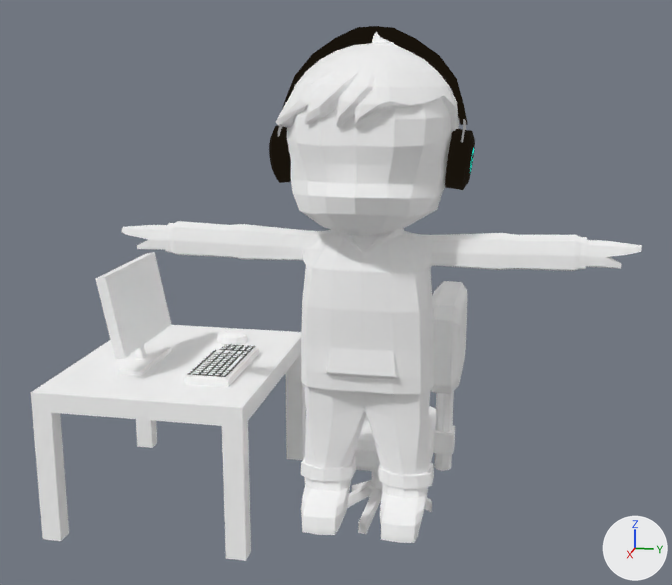
The glTF model my-app/src/glb/chibi.glb as it was, and as the next commit left it.
One viewpoint serves both versions: a camera (50 mm lens) standing at (4.29, 1.13, 2.21) and looking at (0.13, 0.3, 1.17). Arrows for +X, +Y and +Z are at lower right; the lights stay in place. Where no turn or scale is listed for an object, it has been applied to the vertices.

Objects in the first picture: 'Cube', 'Cube_Cube.002'.
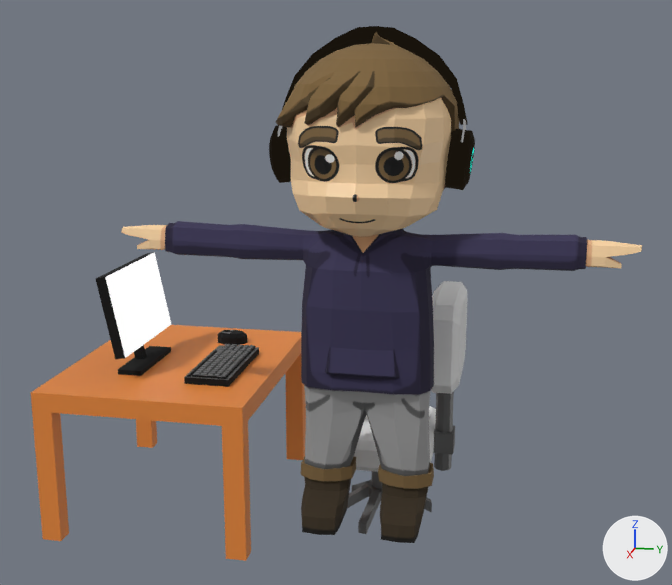
What changed in the scene script:
```text
Add img_m_prota_face_tex:
    img_m_prota_face_tex = load_image('m_prota_face_tex', '_unpacked/m_prota_face_tex', 1024, 1024, 'sRGB')
Add img_m_prota_texture:
    img_m_prota_texture = load_image('m_prota_texture', '_unpacked/m_prota_texture', 1024, 1024, 'sRGB')
Change mat_m_character:
    where n0 = _N.new('ShaderNodeBsdfPrincipled'); n0.name = 'Principled BSDF'
    remove n0.inputs[1].default_value = 1.0  # 'Metallic'
    add n3 = _N.new('ShaderNodeMix'); n3.name = 'Mix'
    add n3.data_type = 'RGBA'
    add n3.blend_type = 'MULTIPLY'
    add n3.inputs[0].default_value = 1.0  # 'Factor'
    add n4 = _N.new('ShaderNodeTexImage'); n4.name = 'Image Texture'
    add n4.image = img_m_prota_texture
    where n2 = _N.new('ShaderNodeVertexColor'); n2.name = 'Color Attribute'
    remove _L.new(n2.outputs[0], n0.inputs[0])  # 'Color' to 'Base Color'
    add _L.new(n3.outputs[2], n0.inputs[0])  # 'Result' to 'Base Color'
    add _L.new(n2.outputs[0], n3.inputs[7])  # 'Color' to 'B'
    add _L.new(n4.outputs[0], n3.inputs[6])  # 'Color' to 'A'
Change mat_m_face:
    where n0 = _N.new('ShaderNodeBsdfPrincipled'); n0.name = 'Principled BSDF'
    remove n0.inputs[1].default_value = 1.0  # 'Metallic'
    remove n0.inputs[2].default_value = 1.0  # 'Roughness'
    add n3 = _N.new('ShaderNodeMix'); n3.name = 'Mix'
    add n3.data_type = 'RGBA'
    add n3.blend_type = 'MULTIPLY'
    add n3.inputs[0].default_value = 1.0  # 'Factor'
    add n4 = _N.new('ShaderNodeTexImage'); n4.name = 'Image Texture'
    add n4.image = img_m_prota_face_tex
    where n2 = _N.new('ShaderNodeVertexColor'); n2.name = 'Color Attribute'
    remove _L.new(n2.outputs[0], n0.inputs[0])  # 'Color' to 'Base Color'
    add _L.new(n3.outputs[2], n0.inputs[0])  # 'Result' to 'Base Color'
    add _L.new(n2.outputs[0], n3.inputs[7])  # 'Color' to 'B'
    add _L.new(n4.outputs[0], n3.inputs[6])  # 'Color' to 'A'
Change mat_m_table:
    mat_m_table.metallic: 1.0 -> 0.0
    mat_m_table.roughness: 1.0 -> 0.5
    mat_m_table.base_color: (1.0, 1.0, 1.0) -> (0.8, 0.244, 0.0411)  # white #ffffff -> orange #e78739
Change mat_m_chair1:
    mat_m_chair1.metallic: 1.0 -> 0.0
    mat_m_chair1.base_color: (1.0, 1.0, 1.0) -> (0.8, 0.8, 0.8)  # white #ffffff -> white #e7e7e7
Change mat_m_chair2:
    mat_m_chair2.base_color: (1.0, 1.0, 1.0) -> (0.0952, 0.0952, 0.0952)  # white #ffffff -> dark grey #575757
    mat_m_chair2.roughness: 1.0 -> 0.5
Change mat_m_pc:
    mat_m_pc.metallic: 1.0 -> 0.0
    mat_m_pc.base_color: (1.0, 1.0, 1.0) -> (0.0, 0.0, 0.0)  # white #ffffff -> black #000000
Change mat_m_screen:
    mat_m_screen.base_color: (1.0, 1.0, 1.0) -> (0.0, 0.0, 0.0)  # white #ffffff -> black #000000
    add mat_m_screen.emission_strength = 1.0
```

Pixel boxes [x1, y1, x2, y2] of what changed, in the pictures (672 x 585 px):
'Cube_Cube.002', surface changed
    both: [121, 28, 642, 543]
'Cube', recoloured, surface changed
    both: [31, 252, 468, 561]
'screen', now drawn
    after: [105, 252, 171, 358]
